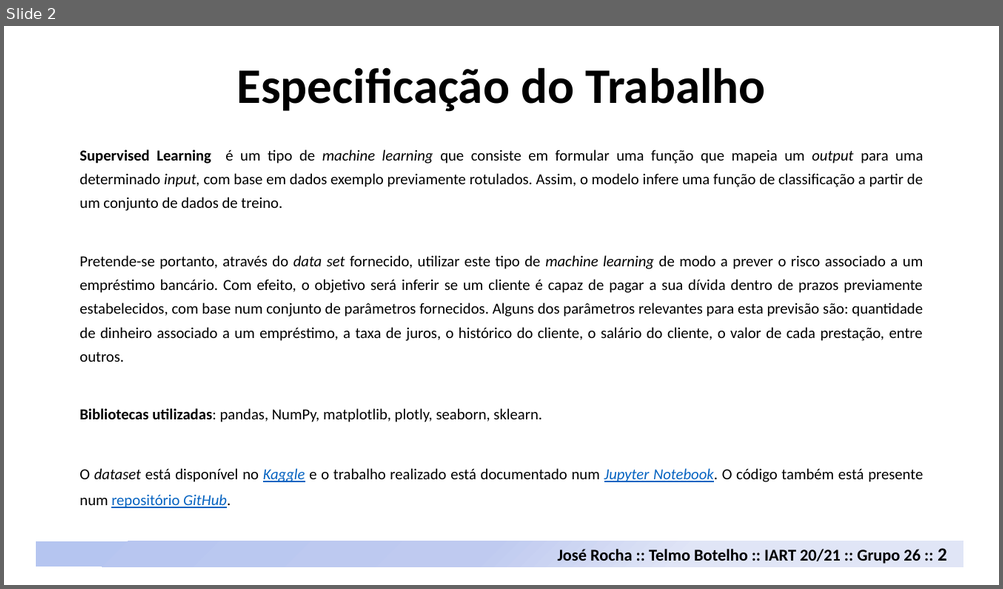
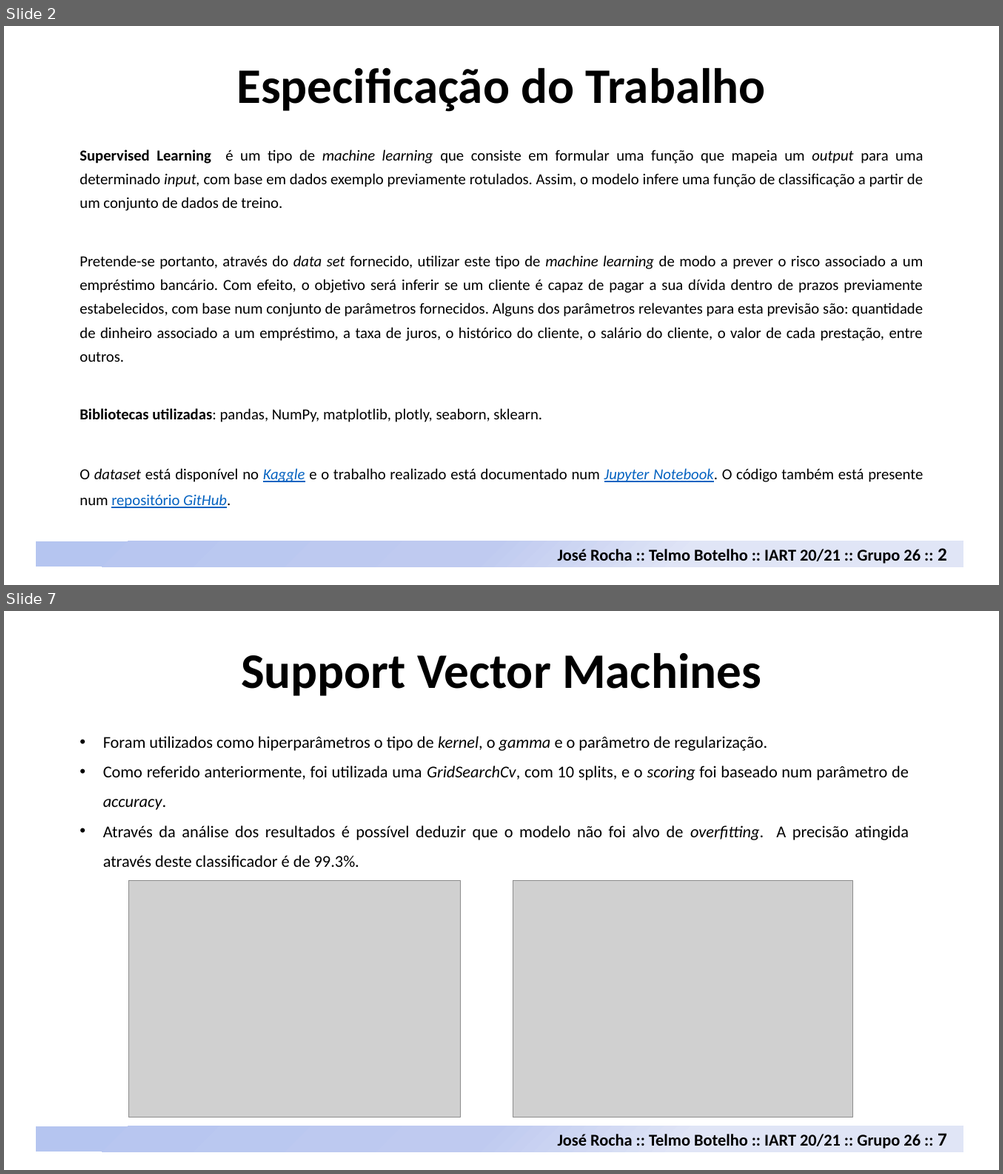
Before and after one commit to davidrocha9/FEUP-IART, a slide deck: Proj2/docs/Credit_Risk_Analysis.pptx. Shown one above the other, each under a label of ours: slide 2 before the commit, slides 2 and 7 after it; the slides between them are not shown. The pictures are 1003x589 and 1003x1174 pixels, drawn with LibreOffice and Linux fonts; fonts in the diff are those of the drawing; grey boxes stand for pictures. Boxes give left, top, right and bottom in pixels: in the first picture for what was removed or moved away, otherwise in the second. Text is boxed around its words. In the diff, an @@ line names an element or a change of style, - is before the commit and + after.

```diff
--- a/Proj2/docs/Credit_Risk_Analysis.pptx
+++ b/Proj2/docs/Credit_Risk_Analysis.pptx
@@ slide 7 added at <box>4,611,999,1170</box>, background #FFFFFF @@
@@ text added at <box>241,653,761,696</box>, 48 pt, text #000000, bold @@
+Support Vector Machines
@@ text added at <box>103,736,908,867</box>, 16 pt, text #000000 @@
+• Foram utilizados como hiperparâmetros o tipo de kernel, o gamma e o parâmetro de regularização.
+• Como referido anteriormente, foi utilizada uma GridSearchCv, com 10 splits, e o scoring foi baseado num parâmetro de accuracy.
+• Através da análise dos resultados é possível deduzir que o modelo não foi alvo de overfitting. A precisão atingida através deste classificador é de 99.3%.
@@ picture added at <box>128,881,461,1118</box> @@
@@ picture added at <box>513,881,852,1118</box> @@
@@ rectangle added at <box>36,1127,964,1152</box>, fill gradient #B6C4F0 to #C0CBF0 to #E0E5F7 @@
@@ text added at <box>558,1133,947,1149</box>, 16 pt, text #000000, bold @@
+José Rocha :: Telmo Botelho :: IART 20/21 :: Grupo 26 :: 7
```
Also in this commit, not shown: 4 slides changed, 4 other slides added, 7 other files.
